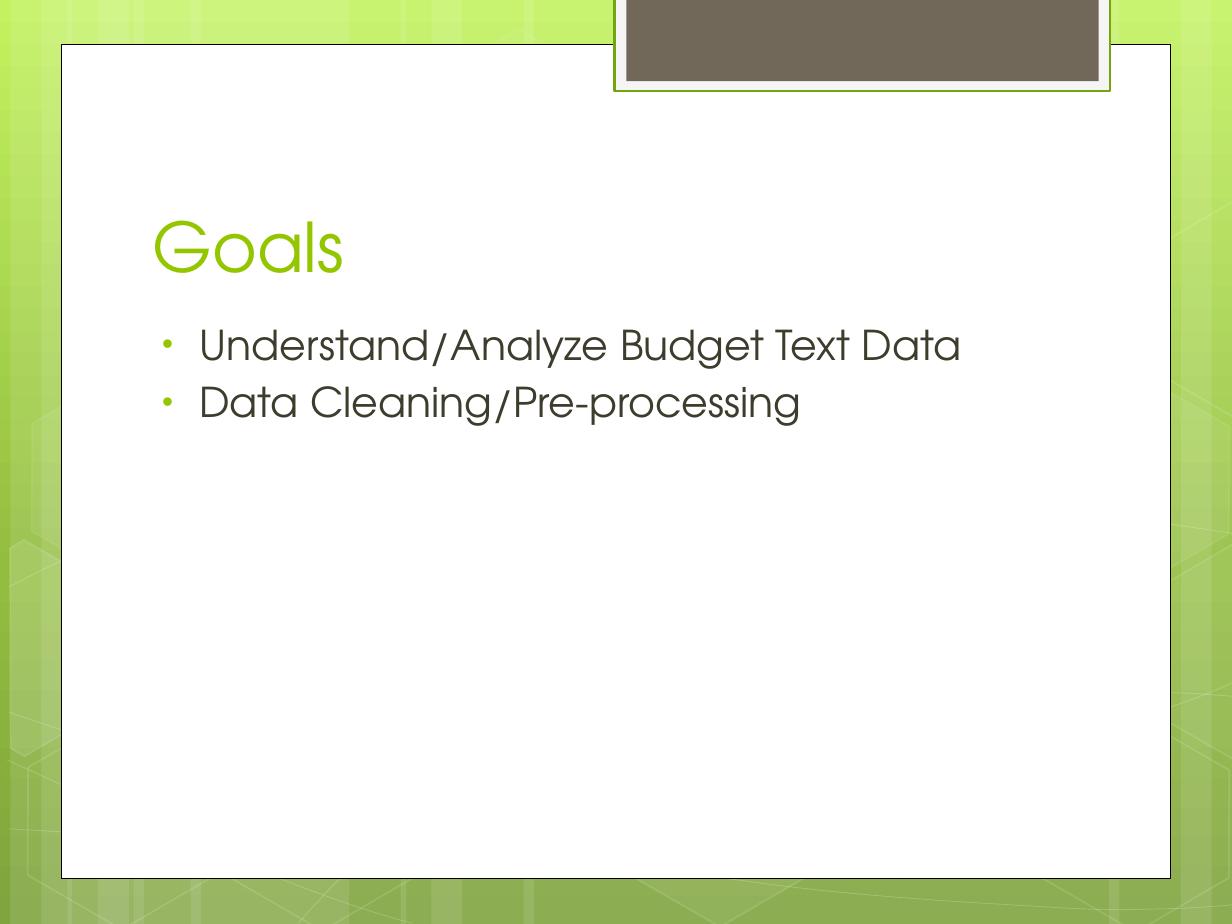
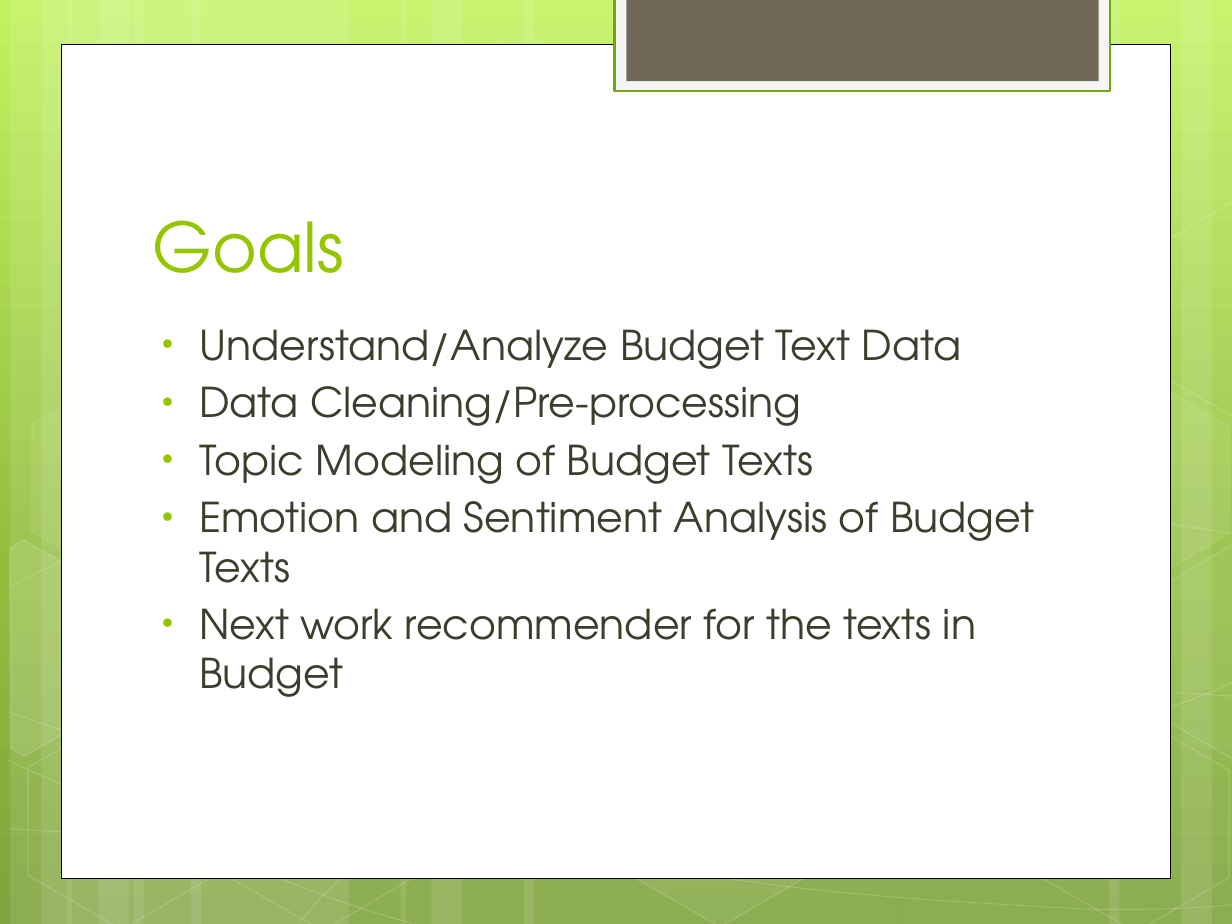
Before and after one commit to UNCG-CSE/Budget_Text_Analysis, a slide deck: slide 3 of doc/Project Review 1.pptx. Drawn at 1232x924 pixels with LibreOffice and Linux fonts; fonts in the diff are those of the drawing. Boxes give left, top, right and bottom in pixels: in the first picture for what was removed or moved away, otherwise in the second. Text is boxed around its words. In the diff, an @@ line names an element or a change of style, - is before the commit and + after.

```diff
--- a/doc/Project Review 1.pptx
+++ b/doc/Project Review 1.pptx
@@ text at [199,444,1034,697]: paragraphs added @@
+• Topic Modeling of Budget Texts
+• Emotion and Sentiment Analysis of Budget Texts
+• Next work recommender for the texts in Budget
```
Also in this commit, not shown: 6 slides added, 1 other file.
